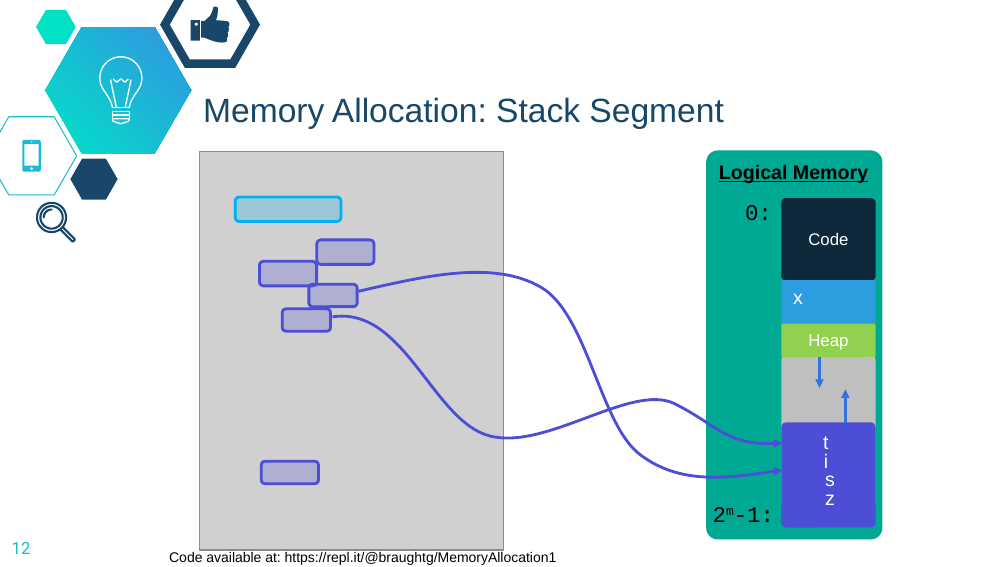
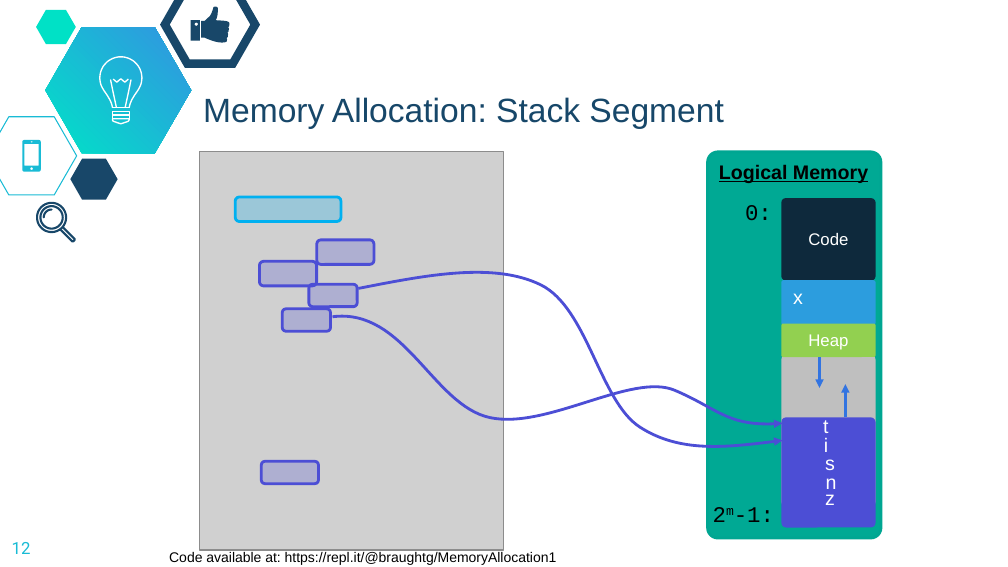
Before and after one commit to dickinson-comp256/COMP256, a slide deck: slide 12 of docs/slides/23-S-LogicalMemory.pptx. Drawn at 1008x567 pixels with LibreOffice and Linux fonts; fonts in the diff are those of the drawing; grey boxes stand for pictures; background and template pictures are left out. Boxes give left, top, right and bottom in pixels: in the first picture for what was removed or moved away, otherwise in the second. Text is boxed around its words. In the diff, an @@ line names an element or a change of style, - is before the commit and + after.

```diff
--- a/docs/slides/23-S-LogicalMemory.pptx
+++ b/docs/slides/23-S-LogicalMemory.pptx
@@ freeform shape: place and size @@
-freeform shape at [359, 272, 783, 477]
+freeform shape at [359, 272, 783, 446]
@@ freeform shape: place and size @@
-freeform shape at [333, 317, 782, 444]
+freeform shape at [333, 317, 782, 424]
@@ arrow moved from (846, 422) - (846, 389) to (846, 417) - (846, 384) @@
@@ rounded rectangle: place and size @@
-rounded rectangle at [781, 422, 875, 527]
+rounded rectangle at [781, 417, 875, 527]
@@ 3 texts: place and size @@
-3 texts at [823, 436, 835, 486]
+3 texts at [823, 420, 835, 470]
@@ text added at [826, 478, 837, 489], 14 pt, text #FFFFFF @@
+n
```
Also in this commit, not shown: 3 other slides changed.
